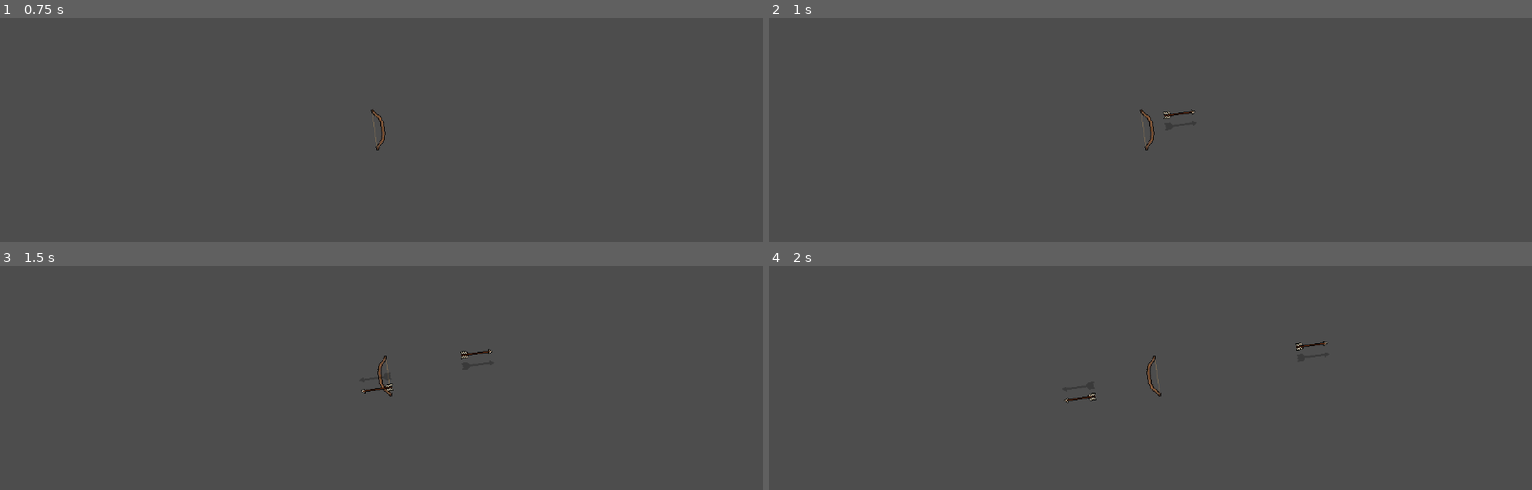
Above: before the commit, frames 1-4 (two rows, left to right).
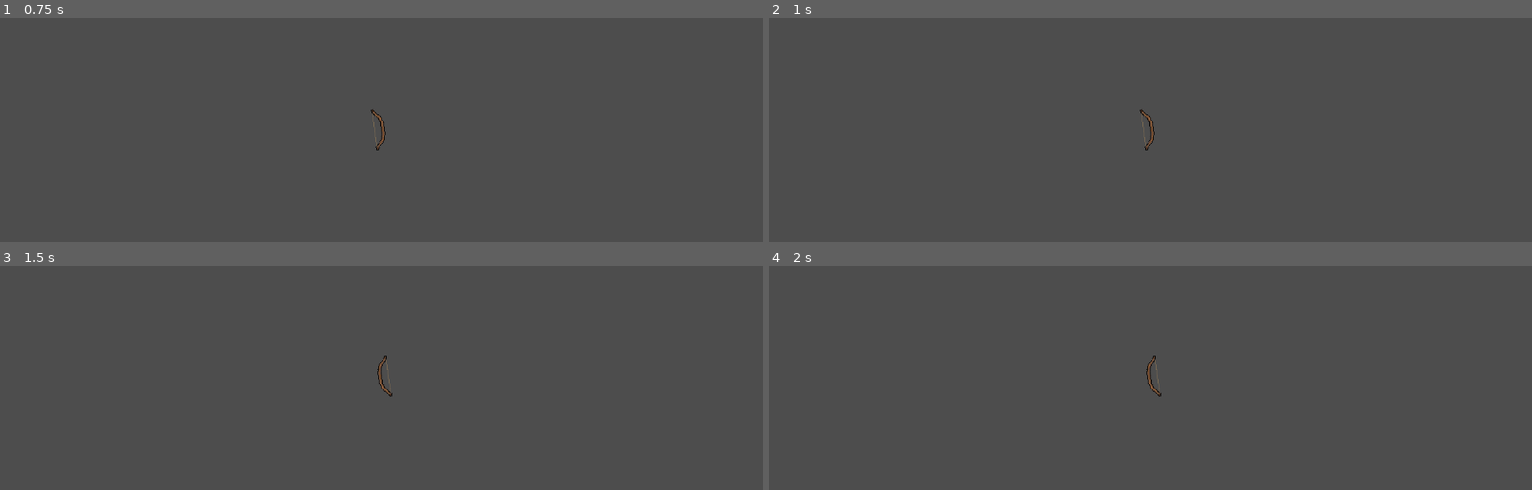
Above: after the commit, the same moments.

Repository: Yosseph-Getnet/The_Guardian_of_the_Fields
Game: Godot game, scene res://tasks/Scenes/bow.tscn
The game is run twice, just before and just after one commit, with the same random seed, the same clock (stepped at 60 frames per second) and the same inputs. The project has no main scene, so this scene is started directly.
Inputs (mouse positions are in pixels of both pictures, inside the frame that each line leads up to):
- Up to frame 1 (0.75 s): tap Enter at 0.5 s; move the mouse to (549, 107) at 0.52 s; tap E (equip or unequip bow) at 0.6 s; click (549, 107) at 0.67 s
- Up to frame 2 (1 s): no input
- Up to frame 3 (1.5 s): move the mouse to (228, 398) at 1.27 s; click (228, 398) at 1.35 s
- Up to frame 4 (2 s): no input

Frame 1 is identical in both runs. In frame 2, less than 0.1% of the frame differs, in the area x 51-56%, y 40-46%; in frame 3, 0.1%, in the area x 47-65%, y 37-58%; in frame 4, 0.1%.
Error after the commit: Invalid access to property or key 'cheka_active' on a base object of type 'Node (Global.gd)'. (res://tasks/Scripts/bow.gd:26)

Commit message:
Reset main scene and organized assets

Diff:
--- a/project.godot
+++ b/project.godot
@@ -17,7 +17,7 @@
 
 [autoload]
 
-Global="*uid://dm5mhblk040au"
+Global="*uid://lf6jnhipmj5s"
 
 [dotnet]
 
--- a/tasks/Global.gd
+++ /dev/null
@@ -1,4 +0,0 @@
-extends Node
-
-var cheka_active = false
-var friendly_fire_enabled = true
--- a/tasks/Scenes/arrow.tscn
+++ b/tasks/Scenes/arrow.tscn
@@ -2,7 +2,7 @@
 
 [ext_resource type="Script" uid="uid://cfag6egw038hf" path="res://tasks/Scripts/arrow.gd" id="1_u4pu1"]
 [ext_resource type="Texture2D" uid="uid://d2b3djtd0n8tx" path="res://Assets/Sprites/arrow_asset.png" id="2_os4e2"]
-[ext_resource type="AudioStream" uid="uid://d4iki0onkal52" path="res://Assets/Sprites/Audio/bow_release.mp3" id="3_os4e2"]
+[ext_resource type="AudioStream" uid="uid://d4iki0onkal52" path="res://Assets/Audio/bow_release.mp3" id="3_os4e2"]
 
 [sub_resource type="RectangleShape2D" id="RectangleShape2D_dwowi"]
 size = Vector2(30.5, 10)
--- a/tasks/Scenes/bow.tscn
+++ b/tasks/Scenes/bow.tscn
@@ -2,7 +2,7 @@
 
 [ext_resource type="Texture2D" uid="uid://c266aefswds6g" path="res://Assets/Sprites/bow_asset.png" id="1_lbova"]
 [ext_resource type="Script" uid="uid://chddlt4yyxi01" path="res://tasks/Scripts/bow.gd" id="1_qlvfj"]
-[ext_resource type="AudioStream" uid="uid://d4iki0onkal52" path="res://Assets/Sprites/Audio/bow_release.mp3" id="3_qyx07"]
+[ext_resource type="AudioStream" uid="uid://d4iki0onkal52" path="res://Assets/Audio/bow_release.mp3" id="3_qyx07"]
 
 [node name="Bow" type="Node2D" unique_id=2051481949]
 script = ExtResource("1_qlvfj")
--- a/tasks/task_08_samuel/weaver_bird_spawner.tscn
+++ b/tasks/task_08_samuel/weaver_bird_spawner.tscn
@@ -2,7 +2,7 @@
 
 [ext_resource type="Script" uid="uid://bstpxe27j541t" path="res://tasks/task_08_samuel/weaver_bird_spawner.gd" id="1_3l586"]
 [ext_resource type="PackedScene" uid="uid://c15njtwxghk0q" path="res://tasks/task_08_samuel/L1_WeaverBird.tscn" id="2_8egus"]
-[ext_resource type="AudioStream" uid="uid://b0ra3obeqtouj" path="res://Assets/Sprites/Audio/freesound_community-birds-swarm-in-bush-67843.mp3" id="3_oa6lk"]
+[ext_resource type="AudioStream" uid="uid://b0ra3obeqtouj" path="res://Assets/Audio/freesound_community-birds-swarm-in-bush-67843.mp3" id="3_oa6lk"]
 
 [node name="WeaverBirdSpawner" type="Node2D" unique_id=103227602]
 script = ExtResource("1_3l586")
Not shown, added: Assets/Audio/bow_release.mp3.import
Not shown, added: Assets/Audio/freesound_community-birds-swarm-in-bush-67843.mp3.import
Not shown, removed: Assets/Sprites/Audio/bow_release.mp3.import
Not shown, removed: Assets/Sprites/Audio/freesound_community-birds-swarm-in-bush-67843.mp3.import
Not shown, removed: tasks/Global.gd.uid
Not shown, removed: Assets/Audio/.gitkeep
Not shown, added: Assets/Audio/bow_release.mp3
Not shown, added: Assets/Audio/freesound_community-birds-swarm-in-bush-67843.mp3
